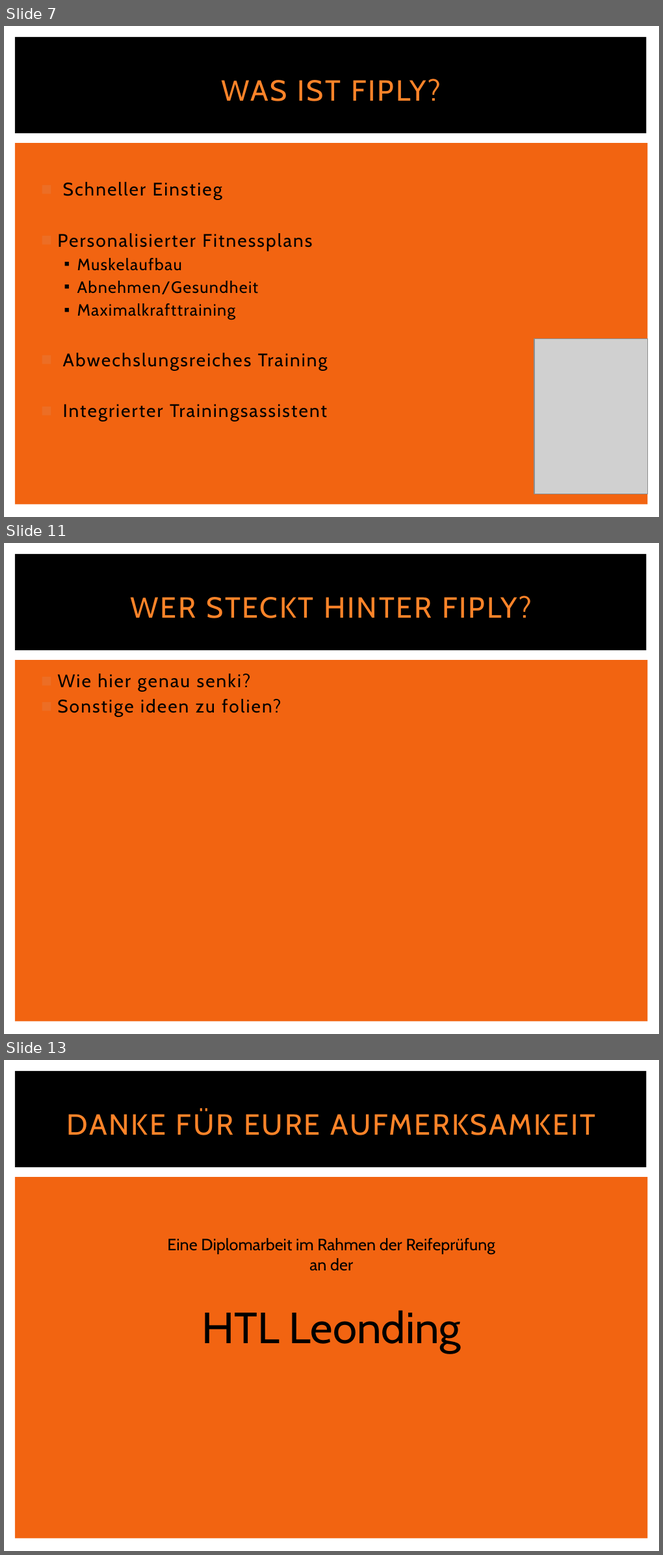
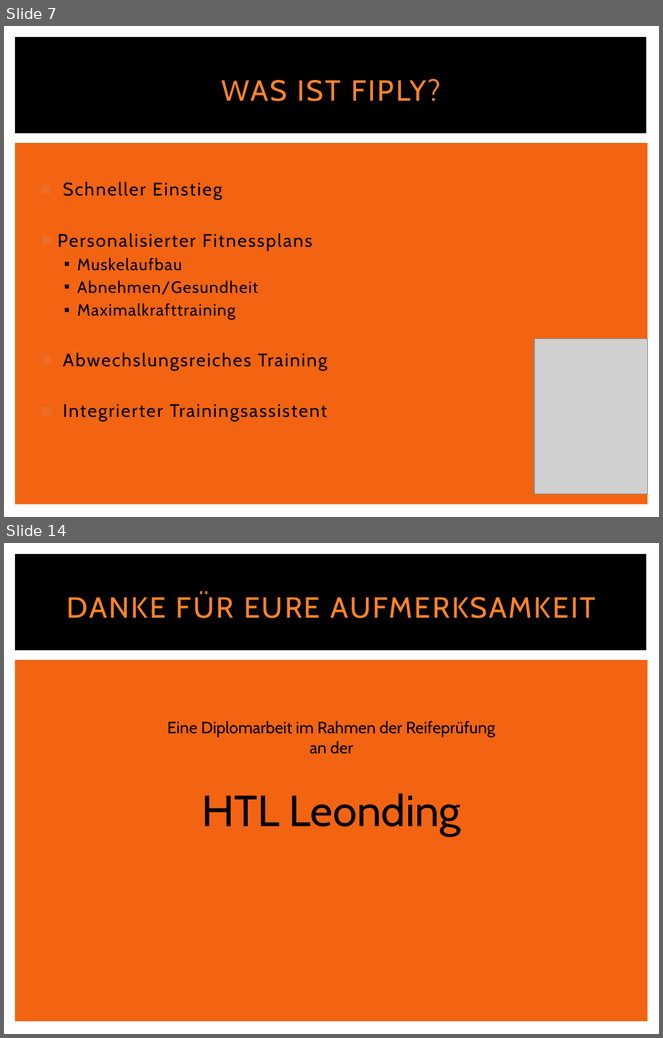
Before and after one commit to htl-leonding/2015_fiply, a slide deck: FIPLY/Dokumente/Präsentation.pptx. Shown one above the other, each under a label of ours: slides 7, 11 and 13 before the commit, slides 7 and 14 after it; the slides between them are not shown. The pictures are 663x1555 and 663x1038 pixels, drawn with LibreOffice and Linux fonts; fonts in the diff are those of the drawing; grey boxes stand for pictures. Boxes give left, top, right and bottom in pixels: in the first picture for what was removed or moved away, otherwise in the second. Text is boxed around its words. In the diff, an @@ line names an element or a change of style, - is before the commit and + after.

```diff
--- a/FIPLY/Dokumente/Präsentation.pptx
+++ b/FIPLY/Dokumente/Präsentation.pptx
@@ slide 11 removed at (4,543,659,1034), background #FFFFFF; not listed: 2 template elements that a slide beside it also shows @@
@@ title removed at (130,596,532,618) @@
-WER STECKT HINTER FIPLY?
@@ text removed at (57,674,281,717) @@
-■ Wie hier genau senki?
-■ Sonstige ideen zu folien?
@@ what was slide 13 is now slide 14 @@
```
Also in this commit, not shown: 2 slides changed, 4 slides added, 2 other slides removed, 9 other files.
